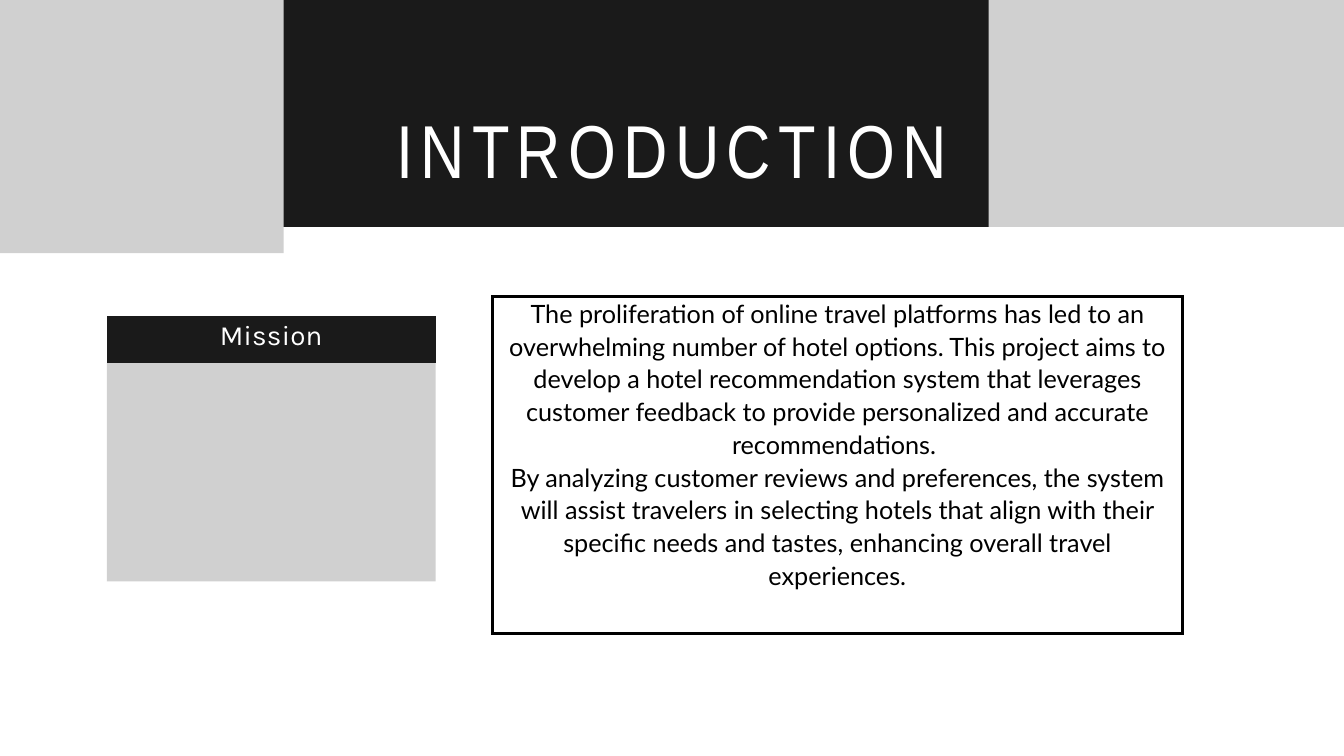
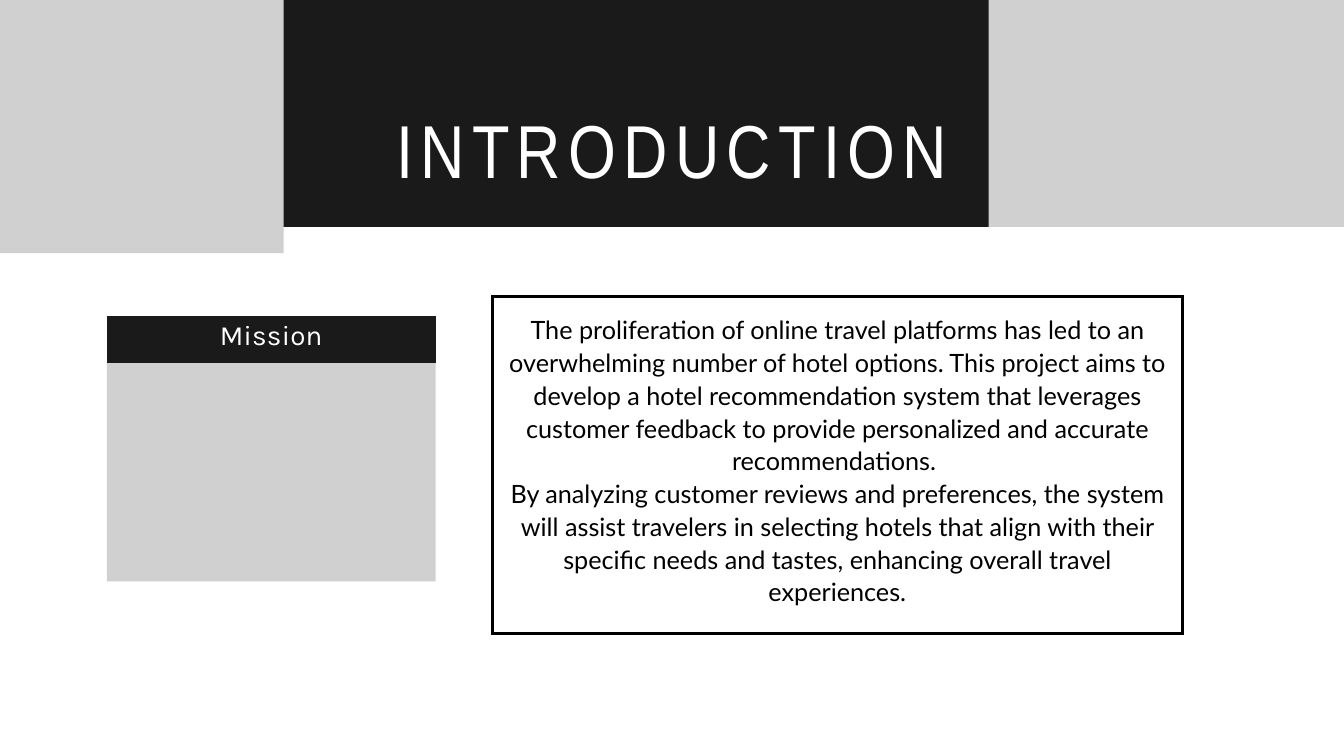
Before and after one commit to AvirupRay/Hotel-Recommendations-Based-on-Customer-Feedback, a slide deck: slide 2 of documents/HotelFinder.pptx. Drawn at 1344x756 pixels with LibreOffice and Linux fonts; fonts in the diff are those of the drawing; grey boxes stand for pictures; background and template pictures are left out. Boxes give left, top, right and bottom in pixels: in the first picture for what was removed or moved away, otherwise in the second. Text is boxed around its words. In the diff, an @@ line names an element or a change of style, - is before the commit and + after.

```diff
--- a/documents/HotelFinder.pptx
+++ b/documents/HotelFinder.pptx
@@ text "The proliferation of online travel ..." moved from (x1=509, y1=304, x2=1165, y2=590) to (x1=509, y1=320, x2=1165, y2=606) @@
```
Also in this commit, not shown: 4 other slides changed, 1 slide added, 13 other files.
